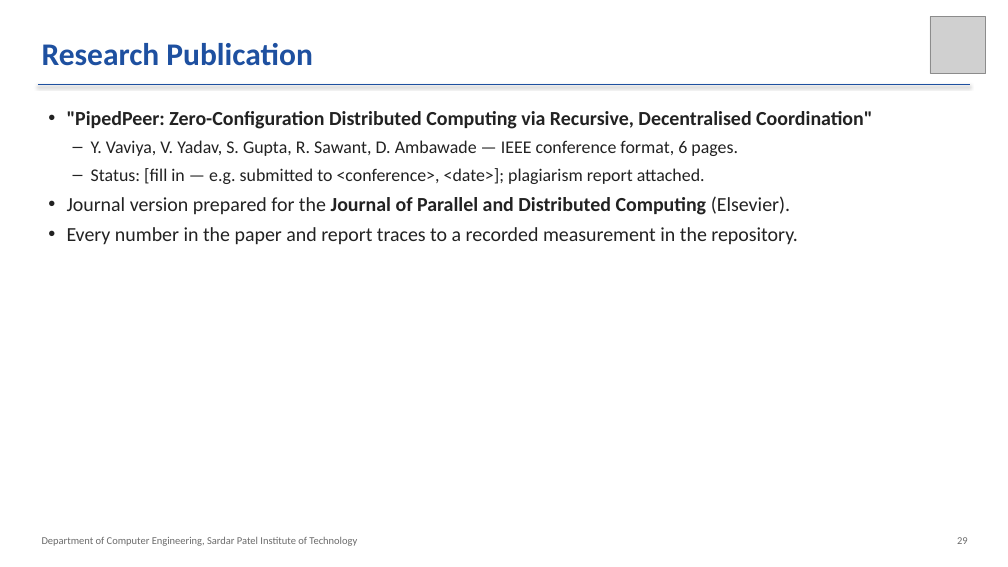
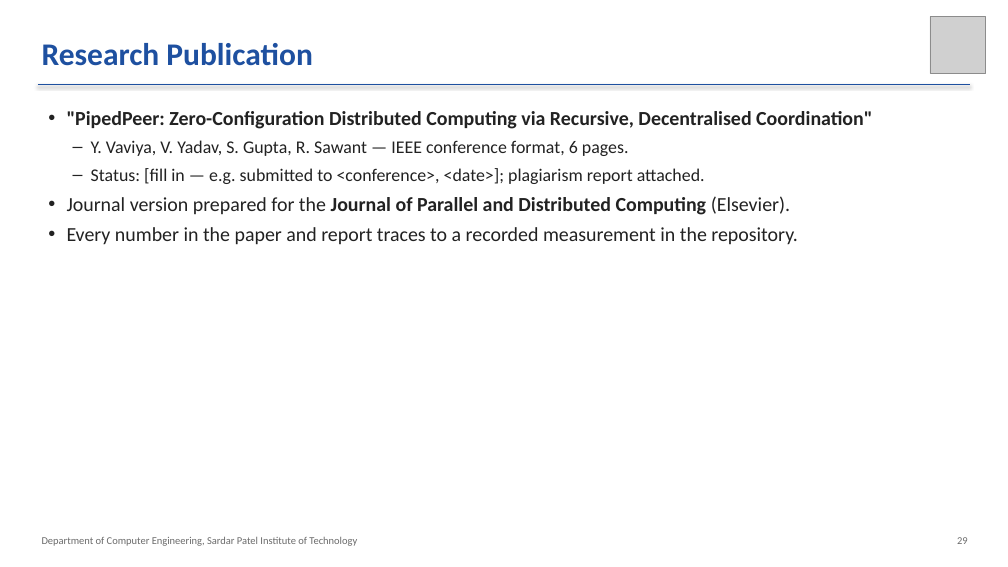
Before and after one commit to vinayakyadav2709/Pipedpeer, a slide deck: slide 29 of docs/presentation/PipedPeer-ESE.pptx. Drawn at 1008x567 pixels with LibreOffice and Linux fonts; fonts in the diff are those of the drawing; grey boxes stand for pictures. Boxes give left, top, right and bottom in pixels: in the first picture for what was removed or moved away, otherwise in the second. Text is boxed around its words. In the diff, an @@ line names an element or a change of style, - is before the commit and + after.

Commit message:
Docs: remove Dayanand Ambawade from paper, journal manuscript, report and deck
Drops the mentor from the author lists (IEEE paper, JPDC manuscript), the
report's acknowledgements and publication chapter, and the ESE deck; every
PDF and the pptx rebuilt from source.

```diff
--- a/docs/presentation/PipedPeer-ESE.pptx
+++ b/docs/presentation/PipedPeer-ESE.pptx
@@ text at <box>91,140,629,156</box>: text changed @@
-– Y. Vaviya, V. Yadav, S. Gupta, R. Sawant, D. Ambawade — IEEE conference format, 6 pages.
+– Y. Vaviya, V. Yadav, S. Gupta, R. Sawant — IEEE conference format, 6 pages.
```
Also in this commit, not shown: 2 other slides changed, 10 other files.
